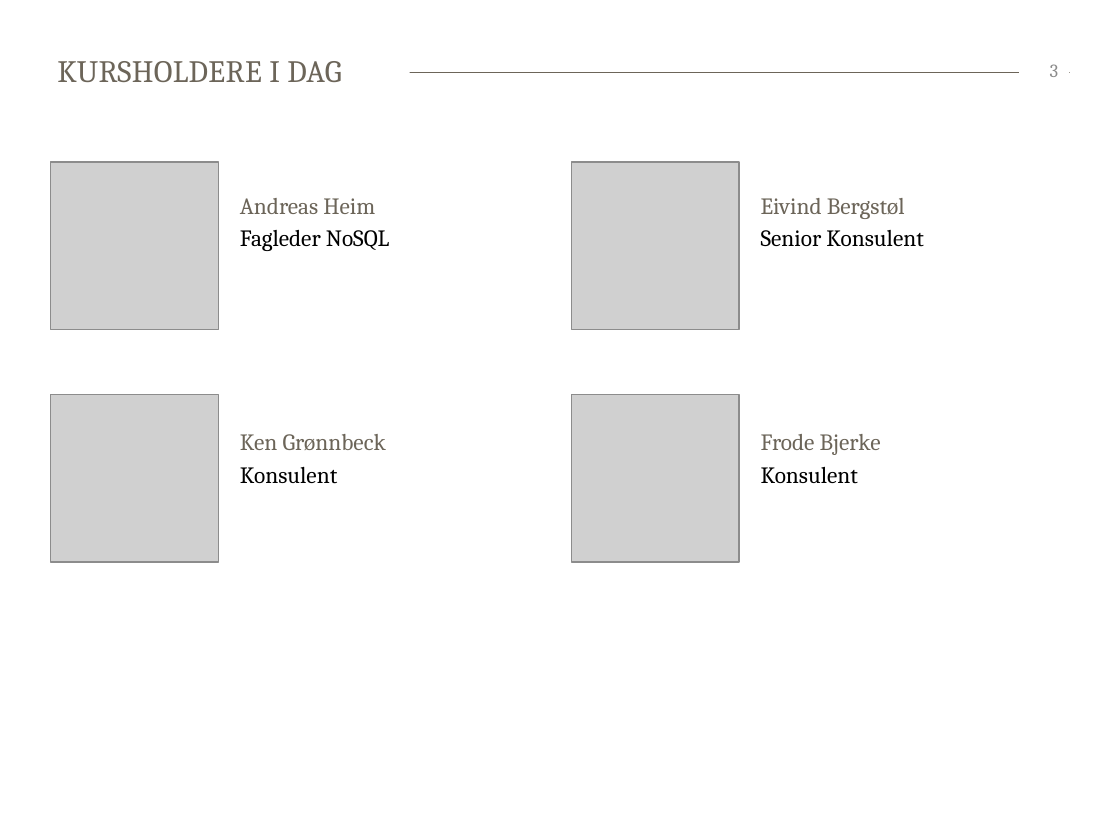
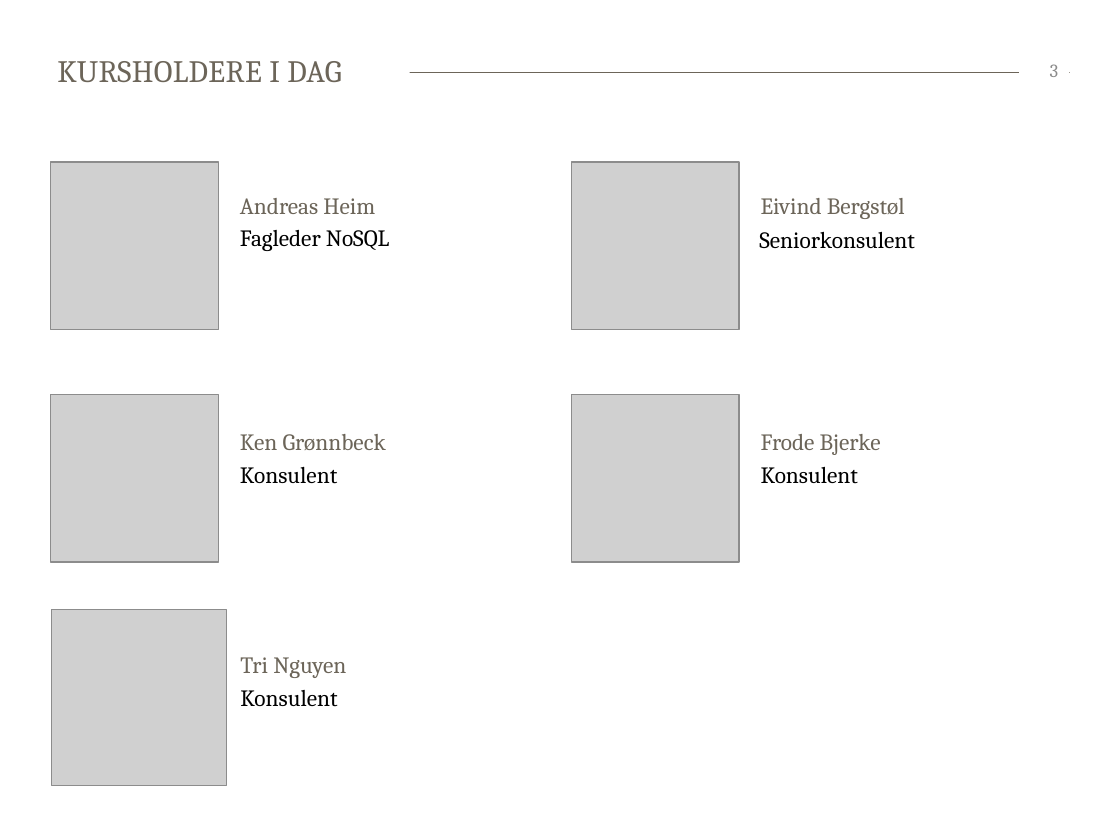
Before and after one commit to bekkopen/databasekurs, a slide deck: slide 3 of mongodb/mongodb-slides.pptx. Drawn at 1120x840 pixels with LibreOffice and Linux fonts; fonts in the diff are those of the drawing; grey boxes stand for pictures. Boxes give left, top, right and bottom in pixels: in the first picture for what was removed or moved away, otherwise in the second. Text is boxed around its words. In the diff, an @@ line names an element or a change of style, - is before the commit and + after.

```diff
--- a/mongodb/mongodb-slides.pptx
+++ b/mongodb/mongodb-slides.pptx
@@ text at (759,232,915,249): text changed @@
-Senior Konsulent
+Seniorkonsulent
@@ picture added at (52,609,227,785) @@
@@ text added at (240,657,346,678), 15 pt, text #6C6559 @@
+Tri Nguyen
@@ text added at (240,690,337,707), 15 pt, text #000000 @@
+Konsulent
```
Also in this commit, not shown: 1 other slide changed, 2 slides added, 1 slide removed.
